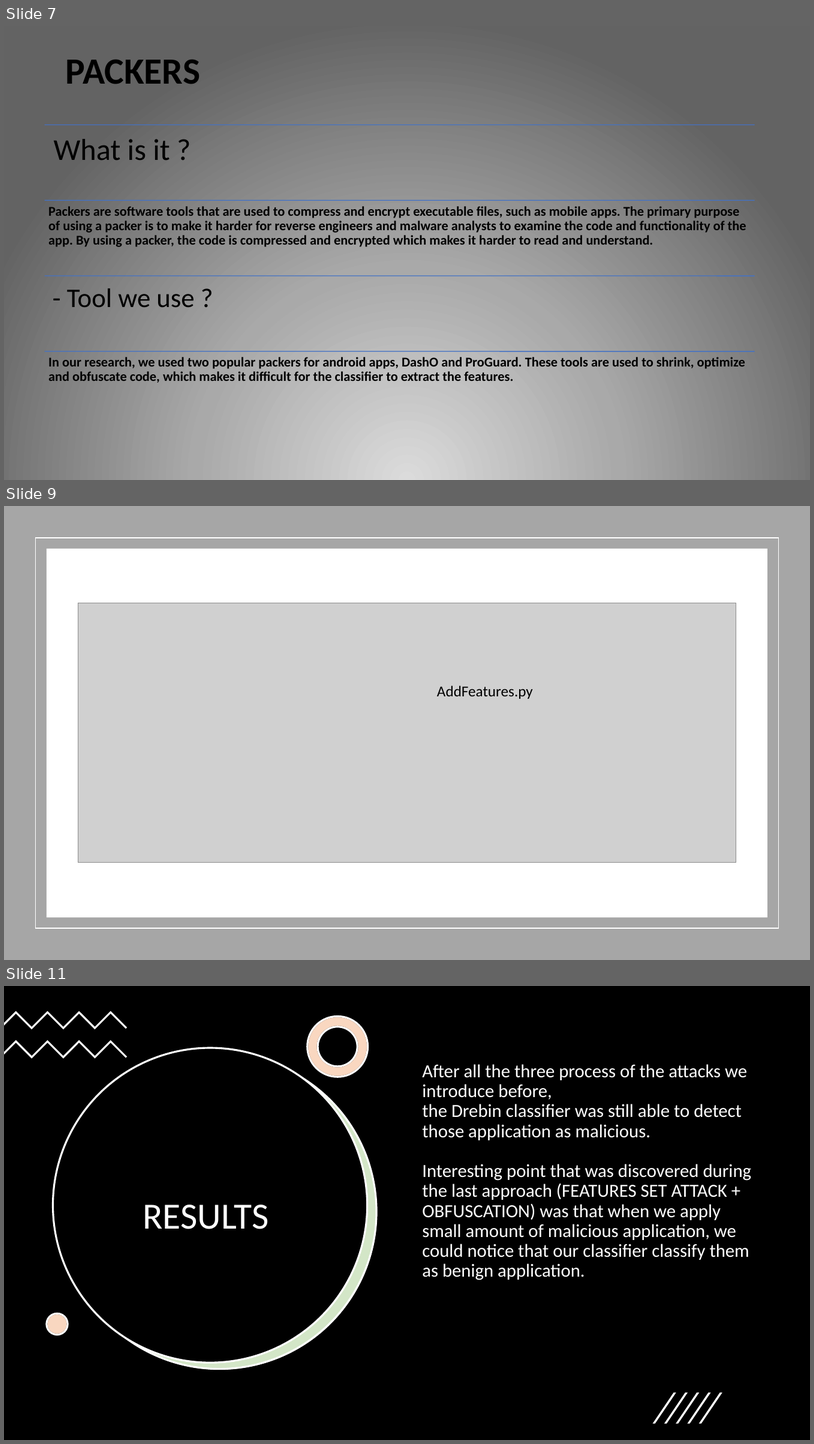
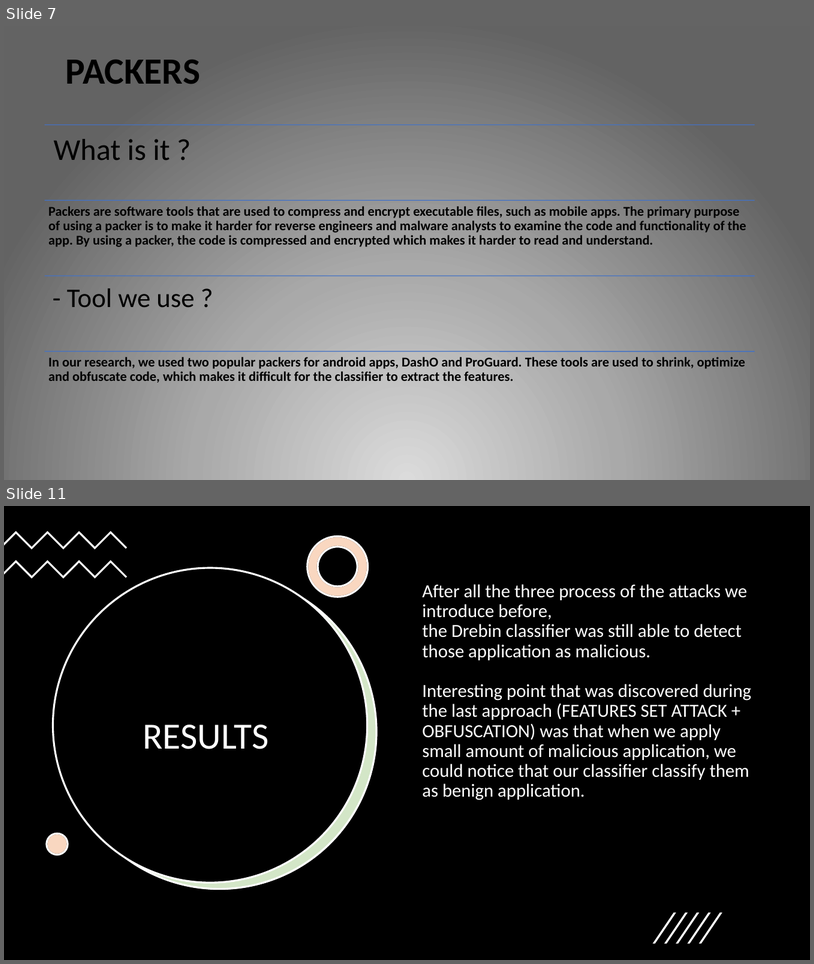
Before and after one commit to TalMalchi/drebin-android-attack, a slide deck: Presentation.pptx. Shown one above the other, each under a label of ours: slides 7, 9 and 11 before the commit, slides 7 and 11 after it; the slides between them are not shown. The pictures are 814x1444 and 814x964 pixels, drawn with LibreOffice and Linux fonts; fonts in the diff are those of the drawing; grey boxes stand for pictures. Boxes give left, top, right and bottom in pixels: in the first picture for what was removed or moved away, otherwise in the second. Text is boxed around its words. In the diff, an @@ line names an element or a change of style, - is before the commit and + after.

```diff
--- a/Presentation.pptx
+++ b/Presentation.pptx
@@ slide 9 removed at box(4, 506, 810, 960), background #FFFFFF @@
@@ rectangle removed at box(4, 506, 810, 960) @@
@@ rectangle removed at box(35, 538, 779, 928) @@
@@ rectangle removed at box(47, 549, 768, 917) @@
@@ picture removed at box(78, 603, 737, 862) @@
@@ text removed at box(437, 685, 533, 699) @@
-AddFeatures.py
```
Also in this commit, not shown: 4 slides changed, 1 slide added.
